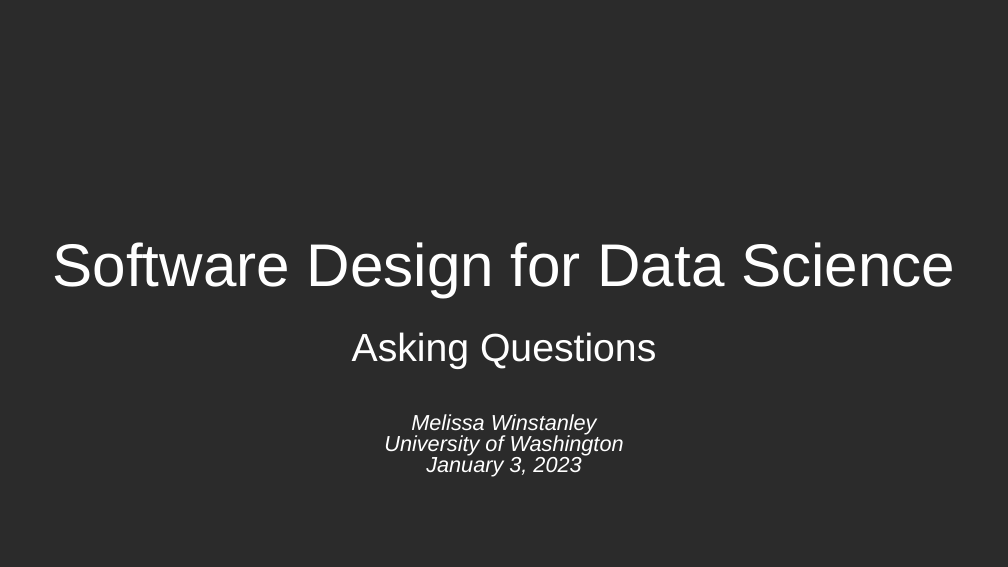
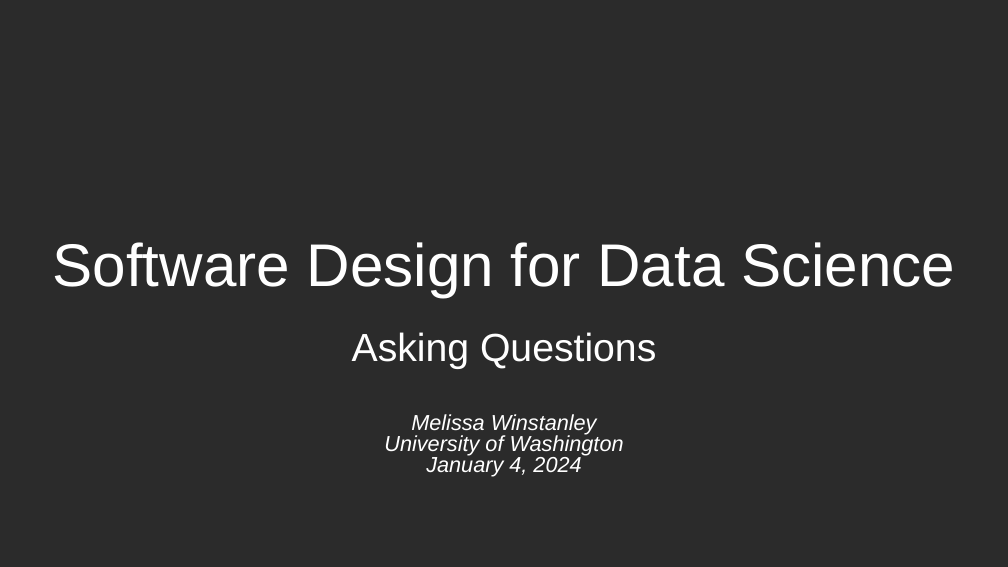
Before and after one commit to UWDATA515/lecture-materials, a slide deck: slide 1 of 01/DATA515_01_AskingQuestions.pptx. Drawn at 1008x567 pixels with LibreOffice and Linux fonts; fonts in the diff are those of the drawing; background and template pictures are left out; a plain dark background stands for a picture behind light text. Boxes give left, top, right and bottom in pixels: in the first picture for what was removed or moved away, otherwise in the second. Text is boxed around its words. In the diff, an @@ line names an element or a change of style, - is before the commit and + after.

```diff
--- a/01/DATA515_01_AskingQuestions.pptx
+++ b/01/DATA515_01_AskingQuestions.pptx
@@ subtitle at box(426, 455, 581, 477): text changed @@
-January 3, 2023
+January 4, 2024
```
Also in this commit, not shown: 1 other slide changed, 4 other files.
